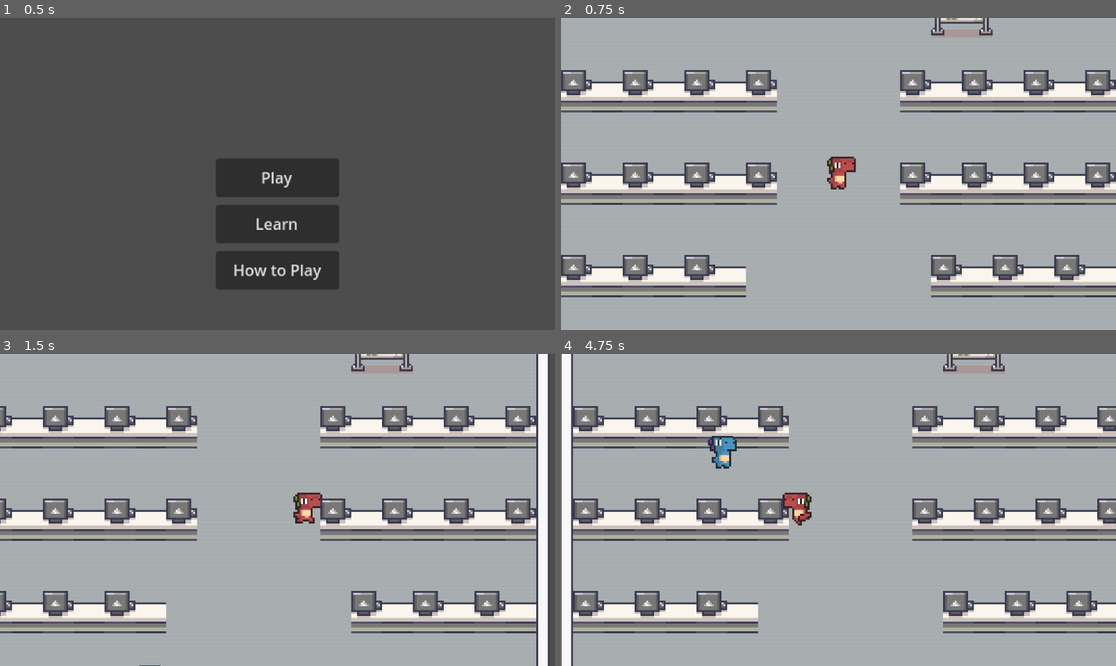
Above: before the commit, frames 1-4 (two rows, left to right).
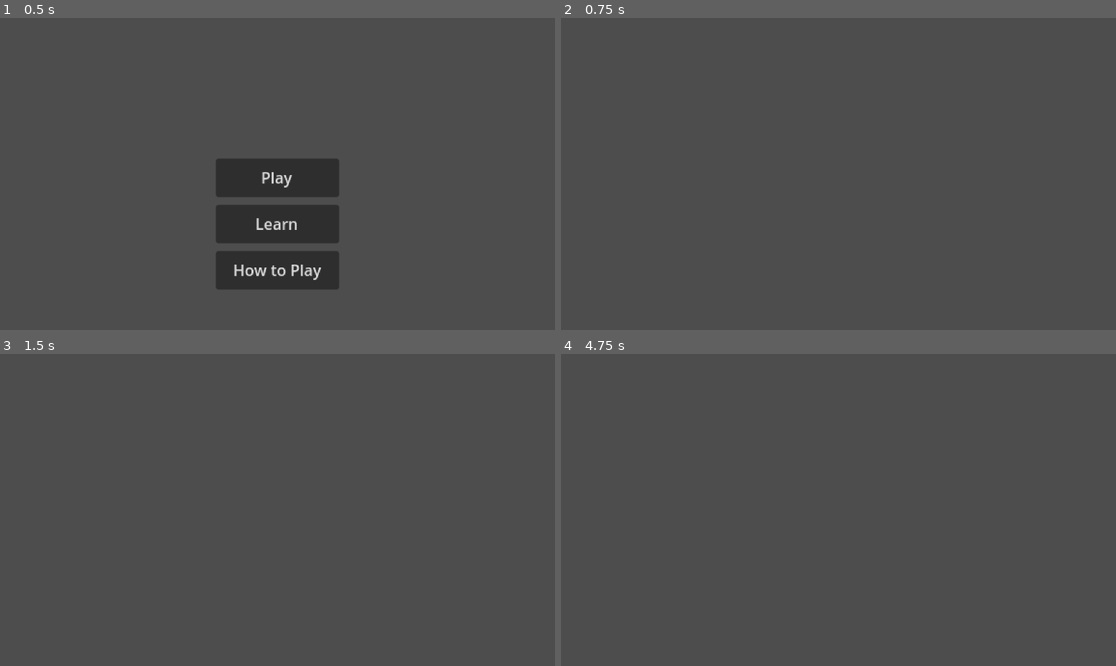
Above: after the commit, the same moments.

Repository: Raikosuu/Full-Tech-Panic_Public
Game: Godot game, scene res://scenes/main_menu.tscn
Two runs of this game, one before a commit and one after it. Both use one fixed random seed, a clock stepped at 60 frames per second and the inputs below.
Inputs (mouse positions are in pixels of both pictures, inside the frame that each line leads up to):
- Up to frame 1 (0.5 s): no input
- Up to frame 2 (0.75 s): click "Play" at 0.5 s
- Up to frame 3 (1.5 s): move the mouse to (399, 494) at 1.27 s; hold D (move_right) from 1.28 s (still down); click (399, 494) at 1.42 s
- Up to frame 4 (4.75 s): release D (move_right) at 2 s; drag from (727, 525) to (810, 572) at 2.02 s; move the mouse to (894, 441) at 2.77 s; hold D (move_right) 2.78-3.5 s; drag from (810, 572) to (672, 463) at 3.52 s; move the mouse to (1005, 556) at 4.27 s; hold A (move_left) from 4.28 s (still down)

Frame 1 is identical in both runs. In frame 2, 94% of the frame differs, in the area x 0-100%, y 0-100%; in frame 3, 93%; in frame 4, 94%.

Commit message:
creating a new npc

Diff:
--- a/scenes/game_scene.tscn
+++ b/scenes/game_scene.tscn
@@ -2530,22 +2530,25 @@
 sources/0 = SubResource("TileSetAtlasSource_bw6k5")
 
 [node name="game_scene" type="Node2D"]
-position = Vector2(34, 23)
 
 [node name="ground" type="TileMapLayer" parent="."]
+visible = false
 tile_map_data = PackedByteArray("AAD3////AgAMAAwAAAD4////AgAMAAwAAAD5////AgAMAAwAAAD6////AgAMAAwAAAD7////AgAMAAwAAAD8// …(4720 unchanged characters)…
 tile_set = SubResource("TileSet_kk2rg")
 
 [node name="comp_table" type="TileMapLayer" parent="."]
+visible = false
 tile_map_data = PackedByteArray("AAD///j/AAAAAA4AAAD///n/AAAAAA8AAAAAAPj/AAABAA4AAAAAAPn/AAABAA8AAAACAP3/AAADAAkAAAADAP …(688 unchanged characters)…
 tile_set = SubResource("TileSet_bw6k5")
 
 [node name="TileMapLayer" type="TileMapLayer" parent="comp_table"]
+visible = false
 z_index = 2
 tile_map_data = PackedByteArray("AAD3//z/AAADAAgAAAD5//z/AAADAAgAAAD7//z/AAADAAgAAAD9//z/AAADAAgAAAACAPz/AAADAAgAAAAEAP …(272 unchanged characters)…
 tile_set = SubResource("TileSet_y3j0m")
 
 [node name="player" parent="." instance=ExtResource("1_w5aja")]
+visible = false
 position = Vector2(0, -1)
 motion_mode = 1
 movement_speed = 120.0
@@ -2556,9 +2559,7 @@
 position_smoothing_enabled = true
 
 [node name="npc" parent="." instance=ExtResource("4_bw6k5")]
+visible = false
 position = Vector2(-95, 105)
 
-[node name="PathFollow2D" parent="npc/Path2D" index="0"]
-position = Vector2(-2, -7)
-
 [editable path="npc"]
--- /dev/null
+++ b/scenes/npc_1.tscn
@@ -0,0 +1,103 @@
+[gd_scene load_steps=14 format=3 uid="uid://2ueng3iip43a"]
+
+[ext_resource type="Texture2D" uid="uid://ch3yjsway5b7f" path="res://assets/character/DinoSprites - tard.png" id="1_8dm1u"]
+
+[sub_resource type="AtlasTexture" id="AtlasTexture_8dm1u"]
+atlas = ExtResource("1_8dm1u")
+region = Rect2(0, 0, 24, 24)
+
+[sub_resource type="AtlasTexture" id="AtlasTexture_ttshn"]
+atlas = ExtResource("1_8dm1u")
+region = Rect2(24, 0, 24, 24)
+
+[sub_resource type="AtlasTexture" id="AtlasTexture_rga5l"]
+atlas = ExtResource("1_8dm1u")
+region = Rect2(48, 0, 24, 24)
+
+[sub_resource type="AtlasTexture" id="AtlasTexture_3w2wa"]
+atlas = ExtResource("1_8dm1u")
+region = Rect2(96, 0, 24, 24)
+
+[sub_resource type="AtlasTexture" id="AtlasTexture_xr7qm"]
+atlas = ExtResource("1_8dm1u")
+region = Rect2(120, 0, 24, 24)
+
+[sub_resource type="AtlasTexture" id="AtlasTexture_tr1an"]
+atlas = ExtResource("1_8dm1u")
+region = Rect2(144, 0, 24, 24)
+
+[sub_resource type="AtlasTexture" id="AtlasTexture_3nhbe"]
+atlas = ExtResource("1_8dm1u")
+region = Rect2(168, 0, 24, 24)
+
+[sub_resource type="AtlasTexture" id="AtlasTexture_t131i"]
+atlas = ExtResource("1_8dm1u")
+region = Rect2(192, 0, 24, 24)
+
+[sub_resource type="AtlasTexture" id="AtlasTexture_56e07"]
+atlas = ExtResource("1_8dm1u")
+region = Rect2(216, 0, 24, 24)
+
+[sub_resource type="SpriteFrames" id="SpriteFrames_3hym5"]
+animations = [{
+"frames": [{
+"duration": 1.0,
+"texture": SubResource("AtlasTexture_8dm1u")
+}, {
+"duration": 1.0,
+"texture": SubResource("AtlasTexture_ttshn")
+}, {
+"duration": 1.0,
+"texture": SubResource("AtlasTexture_rga5l")
+}],
+"loop": true,
+"name": &"idle",
+"speed": 7.0
+}, {
+"frames": [{
+"duration": 1.0,
+"texture": SubResource("AtlasTexture_3w2wa")
+}, {
+"duration": 1.0,
+"texture": SubResource("AtlasTexture_xr7qm")
+}, {
+"duration": 1.0,
+"texture": SubResource("AtlasTexture_tr1an")
+}, {
+"duration": 1.0,
+"texture": SubResource("AtlasTexture_3nhbe")
+}, {
+"duration": 1.0,
+"texture": SubResource("AtlasTexture_t131i")
+}, {
+"duration": 1.0,
+"texture": SubResource("AtlasTexture_56e07")
+}],
+"loop": true,
+"name": &"walk",
+"speed": 10.0
+}]
+
+[sub_resource type="RectangleShape2D" id="RectangleShape2D_tbgh4"]
+size = Vector2(12, 15)
+
+[sub_resource type="Curve2D" id="Curve2D_rga5l"]
+
+[node name="NPC1" type="CharacterBody2D"]
+
+[node name="AnimatedSprite2D" type="AnimatedSprite2D" parent="."]
+position = Vector2(0, -9)
+sprite_frames = SubResource("SpriteFrames_3hym5")
+animation = &"idle"
+autoplay = "idle"
+frame_progress = 0.21155205
+
+[node name="CollisionShape2D" type="CollisionShape2D" parent="."]
+position = Vector2(0, -8)
+shape = SubResource("RectangleShape2D_tbgh4")
+
+[node name="Path2D" type="Path2D" parent="."]
+curve = SubResource("Curve2D_rga5l")
+
+[node name="PathFollow2D" type="PathFollow2D" parent="Path2D"]
+position = Vector2(0, -8)
--- a/scenes/player.tscn
+++ b/scenes/player.tscn
@@ -84,14 +84,14 @@
 height = 10.0
 
 [node name="player" type="CharacterBody2D"]
-position = Vector2(0, -9)
 script = ExtResource("1_g2els")
 
 [node name="AnimatedSprite2D" type="AnimatedSprite2D" parent="."]
+position = Vector2(0, -9)
 sprite_frames = SubResource("SpriteFrames_qlg0r")
 animation = &"idle"
 autoplay = "idle"
 
 [node name="CollisionShape2D" type="CollisionShape2D" parent="."]
-position = Vector2(0, 4)
+position = Vector2(0, -5)
 shape = SubResource("CapsuleShape2D_tuyoq")
--- /dev/null
+++ b/scripts/npc_1.gd
@@ -0,0 +1,13 @@
+extends CharacterBody2D
+
+@onready var anim_sprite: AnimatedSprite2D = $AnimatedSprite2D
+@onready var path: Path2D = $Path2D
+@onready var path_follow: PathFollow2D = $Path2D/PathFollow2D
+
+func _update_animation(movement: Vector2) -> void:
+	if abs(movement.x) > abs(movement.y) and movement.x > 0:
+		anim_sprite.flip_h = false
+		anim_sprite.play("walk")
+	else:
+		anim_sprite.flip_h = true
+		anim_sprite.play("walk")
Not shown: 1 places in scenes/game_scene.tscn that only renumber resources
Not shown, added: scripts/npc_1.gd.uid
